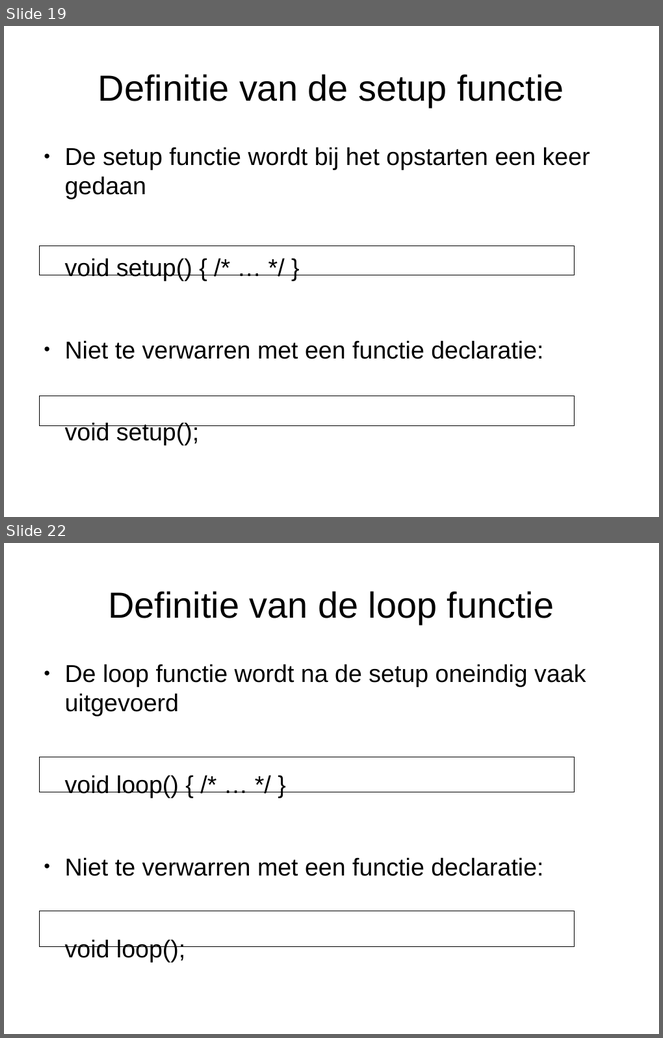
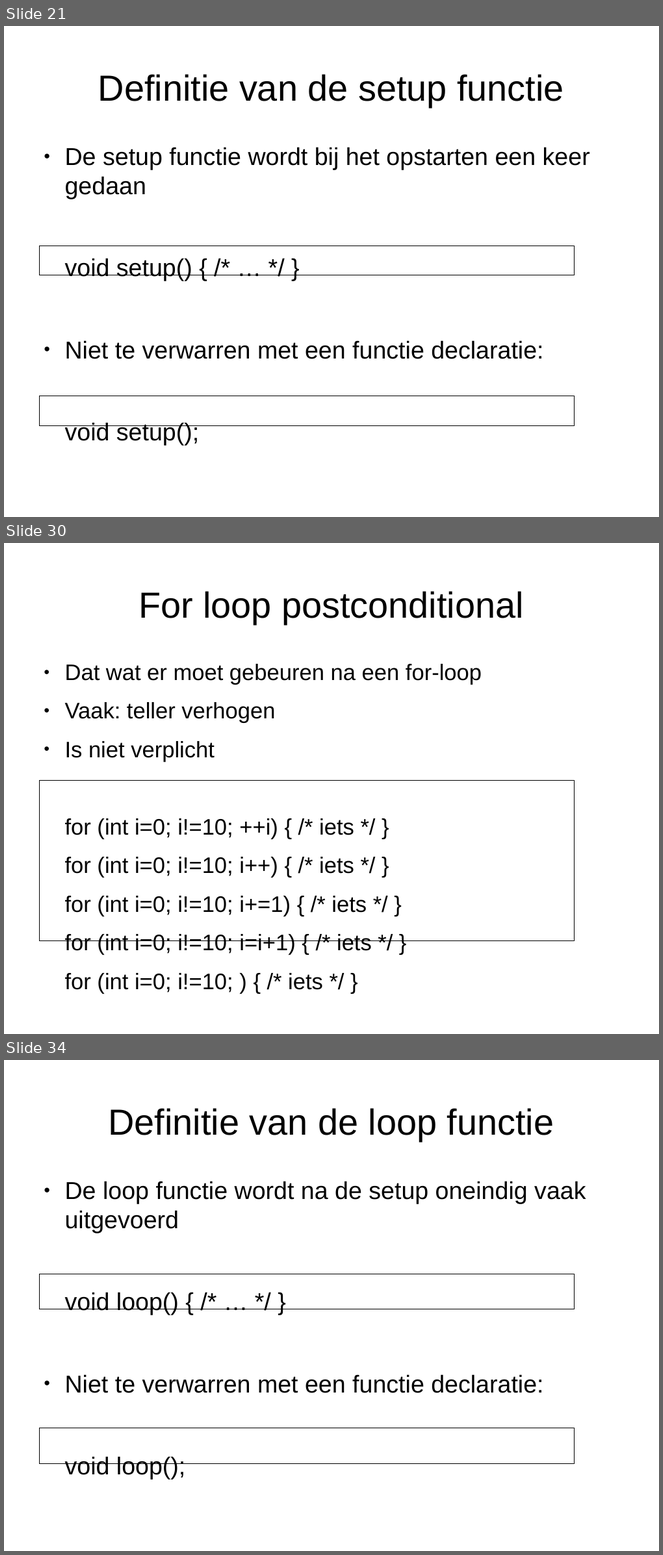
Before and after one commit to djog/arduino_cursus, a slide deck: Presentaties/Flitsuitleg3.odp. Shown one above the other, each under a label of ours: slides 19 and 22 before the commit, slides 21, 30 and 34 after it; the slides between them are not shown. The pictures are 663x1038 and 663x1555 pixels, drawn with LibreOffice and Linux fonts; fonts in the diff are those of the drawing. Boxes give left, top, right and bottom in pixels: in the first picture for what was removed or moved away, otherwise in the second. Text is boxed around its words. In the diff, an @@ line names an element or a change of style, - is before the commit and + after.

```diff
--- a/Presentaties/Flitsuitleg3.odp
+++ b/Presentaties/Flitsuitleg3.odp
@@ slide 30 added at bbox=[4, 543, 659, 1034], background #FFFFFF @@
@@ title added at bbox=[139, 591, 524, 624], 44 pt, text #000000 @@
+For loop postconditional
@@ text added at bbox=[65, 664, 482, 994], 27.2 pt, text #000000 @@
+● Dat wat er moet gebeuren na een for-loop
+● Vaak: teller verhogen
+● Is niet verplicht
+for (int i=0; i!=10; ++i) { /* iets */ }
+for (int i=0; i!=10; i++) { /* iets */ }
+for (int i=0; i!=10; i+=1) { /* iets */ }
+for (int i=0; i!=10; i=i+1) { /* iets */ }
+for (int i=0; i!=10; ) { /* iets */ }
@@ rectangle added at bbox=[40, 781, 575, 941], outline #000000 0 pt @@
@@ what was slide 19 is now slide 21 @@
@@ what was slide 22 is now slide 34 @@
```
Also in this commit, not shown: 2 slides changed, 27 other slides added, 18 slides removed, 4 other files.
